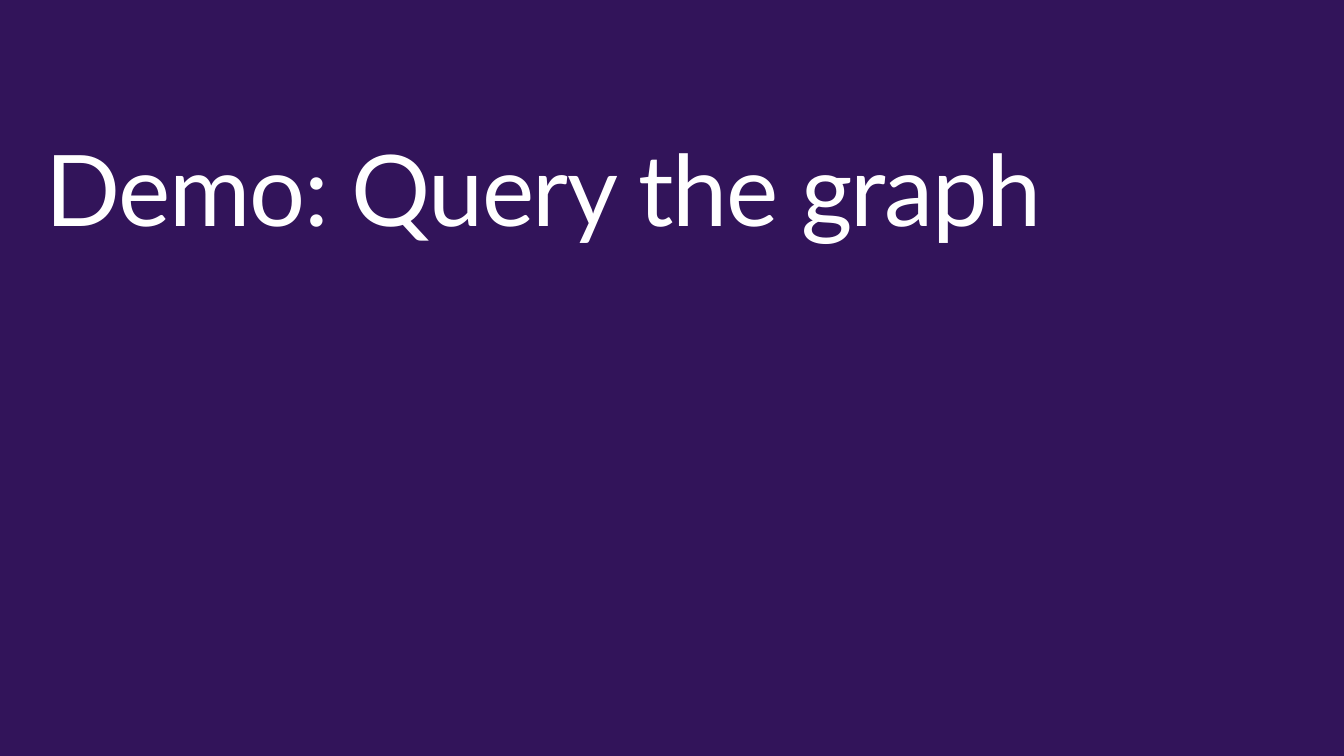
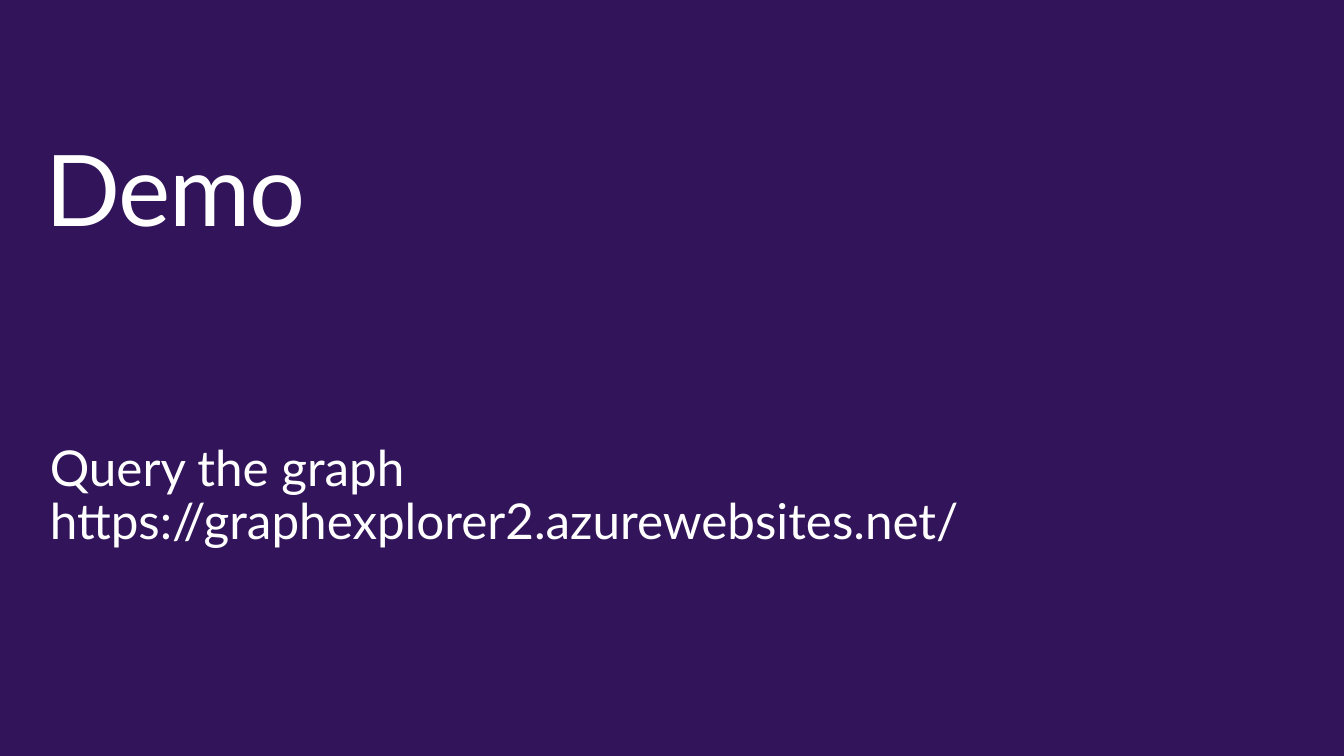
Before and after one commit to wely/DevCamp, a slide deck: slide 57 of Presentation/Module03-Identity-0365Apis.pptx (slide 55 before the commit). Drawn at 1344x756 pixels with LibreOffice and Linux fonts; fonts in the diff are those of the drawing; background and template pictures are left out. Boxes give left, top, right and bottom in pixels: in the first picture for what was removed or moved away, otherwise in the second. Text is boxed around its words. In the diff, an @@ line names an element or a change of style, - is before the commit and + after.

```diff
--- a/Presentation/Module03-Identity-0365Apis.pptx
+++ b/Presentation/Module03-Identity-0365Apis.pptx
@@ title at (46,155,306,227): text changed @@
-Demo: Query the graph
+Demo
@@ text added at (50,449,959,548), 35.3 pt, text #FFFFFF @@
+Query the graph https://graphexplorer2.azurewebsites.net/
```
Also in this commit, not shown: 21 other slides changed, 2 slides added.
